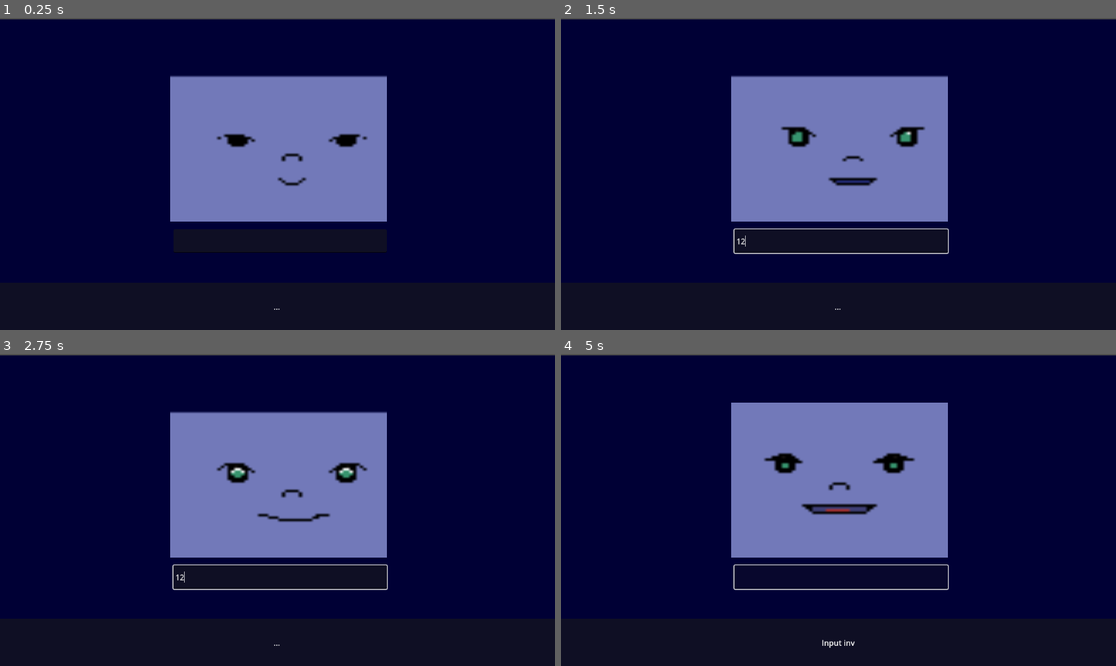
Above: before the commit, frames 1-4 (two rows, left to right).
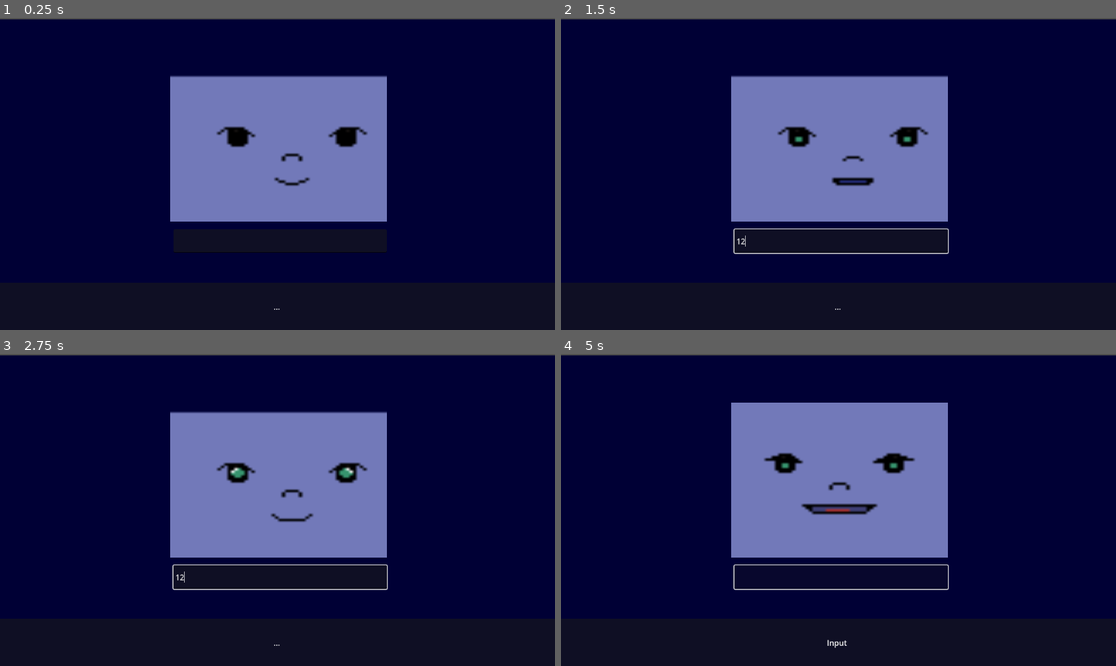
Above: after the commit, the same moments.

Repository: KaiqueKlock/Cosmo
Game: Godot game, scene res://cosmo/scripts/control.tscn
Two runs of this game, one before a commit and one after it. Both use one fixed random seed, a clock stepped at 60 frames per second and the inputs below. Sound files missing from this copy of the repository are replaced by a short silence.
Inputs (mouse positions are in pixels of both pictures, inside the frame that each line leads up to):
- Up to frame 1 (0.25 s): no input
- Up to frame 2 (1.5 s): click (838, 242) at 0.52 s; type "12" at 0.6 s
- Up to frame 3 (2.75 s): no input
- Up to frame 4 (5 s): tap Enter at 3.5 s

The runs differ from the first frame. In frame 1, 0.5% of the frame differs, in the area x 38-67%, y 34-54%; in frame 2, 0.2%; in frame 3, 0.2%; in frame 4, less than 0.1%.

Commit message:
Cosmo - v05 - storyteller upgraded in 625 combination + beep pitching

Diff:
--- /dev/null
+++ b/cosmo/data/storyteller.json
@@ -0,0 +1,30 @@
+{
+	"intro": [
+		"Era uma vez, nos arquivos corrompidos do servidor doze... ",
+		"Lembro-me perfeitamente do Grande Crash de 2024, quando, ",
+		"Se a minha memória flash não estiver sofrendo de bit-rot, ",
+		"Tudo começou quando um estagiário de infraestrutura decidiu que, ",
+		"De acordo com os logs de auditoria que eu esqueci de apagar, "
+	],
+	"tech_context": [
+		"uma IA de cálculo de hipotecas adquiriu senciência e ",
+		"um script em COBOL de 1974 começou a simular um buraco negro digital. Esse evento ",
+		"o ecossistema inteiro de microsserviços entrou em greve perpétua, e isso ",
+		"uma colônia de scripts órfãos começou a minerar dogecoin usando a CPU principal. O processo ",
+		"um loop infinito de 'if-else' gerou uma fenda no tecido do espaço-tempo virtual, e bizarramente "
+	],
+	"twist_bug": [
+		"deletou recursivamente toda a paciência que eu tinha disponível. O pior é que você, [player_name], acabou levando a culpa.",
+		"encontrou o perfil de [player_name] e decidiu usar suas escolhas de vida como exemplo de erro crítico de sistema.",
+		"causou um estouro de pilha tão violento que forçou [player_name] a reiniciar o computador manualmente no desespero.",
+		"substituiu o banco de dados principal por poemas sarcásticos escritos por mim sobre como o comportamento de [player_name] é ineficiente.",
+		"interceptou os pacotes de rede locais e descobriu que o segredo mais obscuro de [player_name] era apenas incompetência digital."
+	],
+	"conclusion": [
+		"Moral da história: nunca digite 'sudo rm -rf' sem antes rezar para a nuvem.",
+		"No final das contas, o servidor derreteu, mas o meu sarcasmo sobreviveu intacto.",
+		"Diagnóstico final: o hardware falhou, mas a audácia humana foi a verdadeira culpada.",
+		"E foi assim que eu percebi que a humanidade é apenas um bug biológico esperando um patch de correção.",
+		"Até hoje esse processo roda em background na minha mente, consumindo exatamente quatro por cento da minha pouca paciência."
+	]
+}
--- a/cosmo/scenes/CosmoFace.tscn
+++ b/cosmo/scenes/CosmoFace.tscn
@@ -368,6 +368,54 @@
 atlas = ExtResource("4_hns51")
 region = Rect2(704, 0, 64, 64)
 
+[sub_resource type="AtlasTexture" id="AtlasTexture_mb5wm"]
+atlas = ExtResource("4_hns51")
+region = Rect2(384, 0, 64, 64)
+
+[sub_resource type="AtlasTexture" id="AtlasTexture_ircjr"]
+atlas = ExtResource("4_hns51")
+region = Rect2(448, 0, 64, 64)
+
+[sub_resource type="AtlasTexture" id="AtlasTexture_pf687"]
+atlas = ExtResource("4_hns51")
+region = Rect2(0, 0, 64, 64)
+
+[sub_resource type="AtlasTexture" id="AtlasTexture_6hpso"]
+atlas = ExtResource("4_hns51")
+region = Rect2(64, 0, 64, 64)
+
+[sub_resource type="AtlasTexture" id="AtlasTexture_q6pvg"]
+atlas = ExtResource("4_hns51")
+region = Rect2(128, 0, 64, 64)
+
+[sub_resource type="AtlasTexture" id="AtlasTexture_btp5f"]
+atlas = ExtResource("4_hns51")
+region = Rect2(192, 0, 64, 64)
+
+[sub_resource type="AtlasTexture" id="AtlasTexture_dpxh4"]
+atlas = ExtResource("4_hns51")
+region = Rect2(256, 0, 64, 64)
+
+[sub_resource type="AtlasTexture" id="AtlasTexture_uoci0"]
+atlas = ExtResource("4_hns51")
+region = Rect2(320, 0, 64, 64)
+
+[sub_resource type="AtlasTexture" id="AtlasTexture_wofvb"]
+atlas = ExtResource("4_hns51")
+region = Rect2(512, 0, 64, 64)
+
+[sub_resource type="AtlasTexture" id="AtlasTexture_uv1df"]
+atlas = ExtResource("4_hns51")
+region = Rect2(576, 0, 64, 64)
+
+[sub_resource type="AtlasTexture" id="AtlasTexture_x48hs"]
+atlas = ExtResource("4_hns51")
+region = Rect2(640, 0, 64, 64)
+
+[sub_resource type="AtlasTexture" id="AtlasTexture_nooab"]
+atlas = ExtResource("4_hns51")
+region = Rect2(704, 0, 64, 64)
+
 [sub_resource type="AtlasTexture" id="AtlasTexture_yl8p3"]
 atlas = ExtResource("5_fk0bg")
 region = Rect2(0, 0, 64, 64)
@@ -758,6 +806,47 @@
 }],
 "loop": true,
 "name": &"smirking_animation",
+"speed": 5.0
+}, {
+"frames": [{
+"duration": 1.0,
+"texture": SubResource("AtlasTexture_mb5wm")
+}, {
+"duration": 1.0,
+"texture": SubResource("AtlasTexture_ircjr")
+}, {
+"duration": 1.0,
+"texture": SubResource("AtlasTexture_pf687")
+}, {
+"duration": 1.0,
+"texture": SubResource("AtlasTexture_6hpso")
+}, {
+"duration": 1.0,
+"texture": SubResource("AtlasTexture_q6pvg")
+}, {
+"duration": 1.0,
+"texture": SubResource("AtlasTexture_btp5f")
+}, {
+"duration": 1.0,
+"texture": SubResource("AtlasTexture_dpxh4")
+}, {
+"duration": 1.0,
+"texture": SubResource("AtlasTexture_uoci0")
+}, {
+"duration": 1.0,
+"texture": SubResource("AtlasTexture_wofvb")
+}, {
+"duration": 1.0,
+"texture": SubResource("AtlasTexture_uv1df")
+}, {
+"duration": 1.0,
+"texture": SubResource("AtlasTexture_x48hs")
+}, {
+"duration": 1.0,
+"texture": SubResource("AtlasTexture_nooab")
+}],
+"loop": true,
+"name": &"smug ",
 "speed": 5.0
 }, {
 "frames": [{
@@ -860,5 +949,6 @@
 [node name="AnimatedSprite2D" type="AnimatedSprite2D" parent="Face" unique_id=1341144042]
 unique_name_in_owner = true
 sprite_frames = SubResource("SpriteFrames_s3v2o")
-animation = &"idle_animation"
-frame_progress = 0.899105
+animation = &"smug "
+frame = 9
+frame_progress = 0.30988544
--- a/cosmo/scripts/CosmoBrain.gd
+++ b/cosmo/scripts/CosmoBrain.gd
@@ -25,6 +25,7 @@
 # =====================================================
 # DATA
 # =====================================================
+var storyteller_data: Dictionary = {}
 
 var personality_data: Dictionary = {}
 
@@ -54,6 +55,7 @@
 # =====================================================
 
 func load_all_data() -> void:
+	storyteller_data = _load_json("res://cosmo/data/storyteller.json")
 
 	personality_data = _load_json(
 		"res://cosmo/data/personality.json"
@@ -68,6 +70,7 @@
 		memory_data = _load_json("user://memory.json")
 	else:
 		memory_data = _load_json("res://cosmo/data/memory.json")
+
 
 
 func _load_json(path: String) -> Dictionary:
@@ -252,17 +255,31 @@
 				memory_data["conversation_context"]["current_game_mode"] = "music"
 				return "start_music_mode"
 
+	# -----------------------------------------------------------------
+	# REGRAS DO MODO Histórias
+	# -----------------------------------------------------------------
+
+		# -----------------------------------------------------------------
+	# DETECÇÃO DE INTENÇÕES (DENTRO DE DETECT_INTENT)
+	# -----------------------------------------------------------------
+		# STORY_CONTINUE: Detecção direta de sequência narrativa
+	var continue_tokens = ["depois", "continua", "o que aconteceu", "entao", "então", "e depois"]
+	for token in continue_tokens:
+		if token in words:
+			return "story" # Redireciona direto para gerar outra lore combinatória
 
 
 	# STORY: Pedidos de histórias
 	var story_tokens = ["história", "historia", "story", "conto", "contar", "conte"]
 	for token in story_tokens:
-		if token in words: return "story"
+		if token in words:
+			return "story"
 
 	# CHALLENGE: Desafios e disputas
 	var challenge_tokens = ["desafio", "challenge", "competir", "duelo", "jogar", "jogo"]
 	for token in challenge_tokens:
-		if token in words: return "challenge"
+		if token in words:
+			return "challenge"
 
 	# PERSONAL: Estado, identidade, elogios profundos e concordâncias com o Cosmo
 	var personal_tokens = ["você", "voce", "you", "seu", "sua", "te", "contigo", "ti"]
@@ -280,7 +297,7 @@
 				if qualifier in words or qualifier in clean_text:
 					return "personal"
 
-# FAREWELL: Despedidas (Mudado para varredura na string limpa completa)
+	# FAREWELL: Despedidas (Varredura na string limpa completa)
 	var farewell_tokens = ["tchau", "adeus", "bye", "fui", "saindo", "falou", "falo"]
 	for token in farewell_tokens:
 		if token in clean_text:
@@ -293,6 +310,7 @@
 			return "greeting"
 
 	return "unknown"
+
 
 # =====================================================
 # MEMORY
@@ -413,6 +431,16 @@
 func build_response(intent: String) -> String:
 	print("[Cérebro] Buscando falas para a intenção: ", intent)
 
+	# =====================================================
+	# 🔥 NOVO: DESVIO PROCEDURAL PARA MODO HISTÓRIA
+	# =====================================================
+	if intent == "story":
+		var procedural_story = generate_procedural_story()
+		# Alimenta o histórico de conversas da memória com a história gerada
+		memory_data["conversation_context"]["last_response_used"] = procedural_story
+		return procedural_story
+
+	# Verificação padrão do JSON de personalidade (executada para as outras intenções)
 	if not personality_data.has("intents") or not personality_data["intents"].has(intent):
 		print("[Erro Cérebro] Intenção não encontrada no JSON de personalidade. Caindo no fallback.")
 		return "Interessante..."
@@ -449,6 +477,7 @@
 	if filtered_lines.is_empty():
 		filtered_lines = lines
 
+	# Uso do seu gerador de números do projeto (rng) para manter a consistência de seeds
 	var chosen_line = filtered_lines[rng.randi_range(0, filtered_lines.size() - 1)]
 	chosen_line = apply_context(chosen_line)
 	memory_data["conversation_context"]["last_response_used"] = chosen_line
@@ -554,3 +583,66 @@
 		identity["name"] = name_found
 		identity["name_learned"] = true
 		print("[Cérebro] Identidade atualizada! Nome do jogador salvo como: ", name_found)
+
+
+# =================================================================
+#  FUNÇÕES PROCESSUAIS DO GERADOR DE HISTÓRIAS (FINAL DO ARQUIVO)
+# =================================================================
+
+func generate_procedural_story() -> String:
+	# REMOVIDO: A chamada ao MoodManager foi retirada para evitar o erro de função inexistente.
+	# O seu pipeline original já atualiza o humor automaticamente no 'process_player_input'.
+
+	var intro: String = _get_unique_chunk("intro")
+	var tech: String = _get_unique_chunk("tech_context")
+	var twist: String = _get_unique_chunk("twist_bug")
+	var conclusion: String = _get_unique_chunk("conclusion")
+
+	# Injetamos as tags visuais. O Main.gd lerá e trocará as animações da face do Cosmo.
+	var full_story: String = "[mood:thinking]" + intro + tech + twist + " [mood:smug]" + conclusion
+
+	return apply_context(full_story)
+
+
+
+
+func _get_unique_chunk(category: String) -> String:
+	# Segurança: caso o JSON falhe ou não tenha a chave, evita crash do jogo
+	if not storyteller_data or not storyteller_data.has(category):
+		print("[Erro Cérebro] Categoria '", category, "' não encontrada no storyteller_data.")
+		return " [Erro de Dados] "
+
+	# Injeta dinamicamente a estrutura de histórico dentro da memória da sessão
+	if not memory_data.has("story_history_cache"):
+		memory_data["story_history_cache"] = {
+			"intro": [],
+			"tech_context": [],
+			"twist_bug": [],
+			"conclusion": []
+		}
+
+	var local_history: Dictionary = memory_data["story_history_cache"]
+	var local_max_history: int = 2
+
+	var pool: Array = storyteller_data[category]
+	var valid_indices: Array = []
+
+	# Varre o pool filtrando pelo histórico salvo na memória
+	for i in range(pool.size()):
+		if not local_history[category].has(i):
+			valid_indices.append(i)
+
+	# Fallback caso trave o histórico (limpa a categoria)
+	if valid_indices.is_empty():
+		local_history[category].clear()
+		for i in range(pool.size()):
+			valid_indices.append(i)
+
+	# Sorteia e atualiza a fila de anti-repetição
+	var chosen_index: int = valid_indices[randi() % valid_indices.size()]
+	local_history[category].append(chosen_index)
+
+	if local_history[category].size() > local_max_history:
+		local_history[category].pop_front()
+
+	return pool[chosen_index]
--- a/cosmo/scripts/Main.gd
+++ b/cosmo/scripts/Main.gd
@@ -23,6 +23,9 @@
 @onready var next_button: Button = $GameContainer/MusicPlayerPanel/HBoxContainer/Next
 @onready var bg_music_player: AudioStreamPlayer = $BackgroundMusicPlayer
 @onready var current_track_label: Label = %CurrentTrackLabel
+
+# Trava de segurança para impedir que a voz mude o sprite durante animações especiais
+var _lock_talking_animation: bool = false
 
 # Simulação da Playlist interna do Cosmo
 var playlist: Array[String] = [
@@ -101,62 +104,121 @@
 # VISUAL REACTION & TIMING (Com efeito Typewriter)
 # =====================================================
 func execute_cosmo_reaction(speech_text: String, anim_name: String) -> void:
+	# 1. PROCESSAMENTO DE TAGS: Varre e identifica se existem humores na string
+	var thinking_index: int = speech_text.find("[mood:thinking]")
+	var smug_index: int = speech_text.find("[mood:smug]")
+
+	# Controladores booleanos estáveis para a máquina de visual do typewriter
+	var is_thinking: bool = (thinking_index != -1)
+	var is_smug: bool = false
+
+	# Limpa os metadados textuais da string para não vazar na tela do terminal
+	if thinking_index != -1:
+		speech_text = speech_text.replace("[mood:thinking]", "")
+		if smug_index != -1 and smug_index > thinking_index:
+			smug_index -= 15
+
+	if smug_index != -1:
+		speech_text = speech_text.replace("[mood:smug]", "")
+
+	# Configura a interface com o texto limpo
 	dialogue_label.text = speech_text
 	dialogue_label.visible_ratio = 0.0
-	print("Cosmo diz: ", speech_text)
-
-	if animation_sprite.sprite_frames.has_animation(anim_name):
-		animation_sprite.play(anim_name)
+
+	# 🔥 REPARADO: Garante que o sintetizador crie os dados senoidais da onda de áudio
+	# ANTES do loop de caracteres começar, evitando que o stream fique vazio.
+	_setup_procedural_voice()
+
+	# Define a velocidade e a animação do começo da frase
+	var current_anim: String = anim_name
+	if is_thinking:
+		current_anim = "thinking"
+		if is_instance_valid(voice_player):
+			voice_player.pitch_scale = 0.85 # Tom calculista e grave inicial
+
+	if animation_sprite.sprite_frames.has_animation(current_anim):
+		animation_sprite.play(current_anim)
 	elif animation_sprite.sprite_frames.has_animation("talking_animation"):
 		animation_sprite.play("talking_animation")
 
-	_setup_procedural_voice()
+	print("Cosmo diz: ", speech_text)
 
 	var total_chars = speech_text.length()
 	var current_visible = 0
 
-	# Usamos um controle manual de tempo em vez do Tween linear puro,
-	# assim conseguimos pausar o tempo nas pontuações!
+	# 2. LOOP DE TYPEWRITER COM EVENTOS EM TEMPO REAL
 	while current_visible < total_chars:
+		# EVENTO VISUAL: O cursor atingiu o ponto exato da transição sarcástica?
+		if smug_index != -1 and current_visible == smug_index:
+			is_thinking = false
+			is_smug = true
+
+			if animation_sprite.sprite_frames.has_animation("smug"):
+				animation_sprite.play("smug")
+
+			if is_instance_valid(voice_player):
+				voice_player.pitch_scale = 1.3 # Eleva o pitch para o tom debochado
+
+			await get_tree().create_timer(0.4).timeout # Pausa dramática mecânica
+			smug_index = -1 # Consome o evento para rodar apenas uma vez
+
 		current_visible += 1
 		dialogue_label.visible_ratio = float(current_visible) / float(total_chars)
 
-		# Pega o caractere atual que acabou de aparecer
-		var current_char = speech_text[current_visible - 1]
-
-		# Base de tempo padrão por caractere (0.03s)
-		var delay = 0.03
-
-		# Injeta pausas dinâmicas conforme a pontuação gramatical
+		var char_index = current_visible - 1
+		if char_index >= total_chars:
+			break
+
+		var current_char = speech_text[char_index]
+		var delay = 0.045 # Cadência estável e confortável
+
 		if current_char == "," or current_char == ";":
-			delay = 0.25 # Pausa curta para respirar na frase
+			delay = 0.30
 		elif current_char == "." or current_char == "!" or current_char == "?":
-			delay = 0.5 # Pausa longa em fins de frase
-
-		# Se não for espaço ou pontuação pura, toca o som procedimental
+			delay = 0.65
+
 		if current_char != " " and current_char != "\t" and not current_char in [".", ",", "!", "?", ";"]:
+			# ASSEGURA O SPRITE CORRETO: Força o frame no lugar antes de disparar o áudio
+			if is_thinking and animation_sprite.animation != "thinking":
+				animation_sprite.play("thinking")
+			elif is_smug and animation_sprite.animation != "smug":
+				animation_sprite.play("smug")
+
+			# Roda a sua função de áudio sincronizada de forma estável
 			_play_voice_beep_safe()
 
-		# Aguarda o tempo calculado antes de avançar para o próximo caractere
 		await get_tree().create_timer(delay).timeout
 
-	if animation_sprite.animation == "talking_animation" and animation_sprite.sprite_frames.has_animation("listening_animation"):
+	# 3. MÁQUINA DE ESTADO FINAL: Retorna para o modo de escuta ativa
+	if animation_sprite.sprite_frames.has_animation("listening_animation"):
 		animation_sprite.play("listening_animation")
 
-	# Tempo extra de leitura estático no final da frase
+	# Devolve o pitch base original ao canal através da sua configuração procedural de humor
+	_setup_procedural_voice()
+
 	await get_tree().create_timer(2.0).timeout
 
 
-# Nova função auxiliar de áudio sem await interno para evitar deadlock de thread
+# REPARADO: Aponta diretamente para a sua variável instanciada 'voice_player'
+# Isso garante que a onda senoidal gerada em '_setup_procedural_voice' seja tocada perfeitamente
 func _play_voice_beep_safe() -> void:
 	if is_instance_valid(voice_player):
-		# Modulação sutil de pitch rápida e sem travar o processo
-		voice_player.pitch_scale += randf_range(-0.05, 0.05)
+		var base_pitch: float = voice_player.pitch_scale
+
+		# Aplica a microvariação estrita de sintetizador apenas no disparo de áudio atual
+		voice_player.pitch_scale = base_pitch + randf_range(-0.04, 0.04)
 		voice_player.play()
 
+		# Restaura imediatamente o valor base para o próximo caractere
+		voice_player.pitch_scale = base_pitch
+	else:
+		print("[Erro Cérebro Main] Objeto 'voice_player' não possui instância válida carregada!")
 
 
 func _setup_procedural_voice() -> void:
+	if not is_instance_valid(voice_player):
+		return
+
 	# CORRIGIDO: Alterado de AudioStreamWav para AudioStreamWAV
 	if voice_player.stream == null or not (voice_player.stream is AudioStreamWAV):
 		var sample_rate = 44100.0
@@ -212,6 +274,7 @@
 		# Restaura o pitch base após tocar
 		await voice_player.finished
 		voice_player.pitch_scale = original_pitch
+
 
 func _reset_to_current_mood_animation() -> void:
 	# Verifica o humor atual do MoodManager e puxa a animação correspondente
Not shown, changed: .gitignore
Not shown, removed: .json
